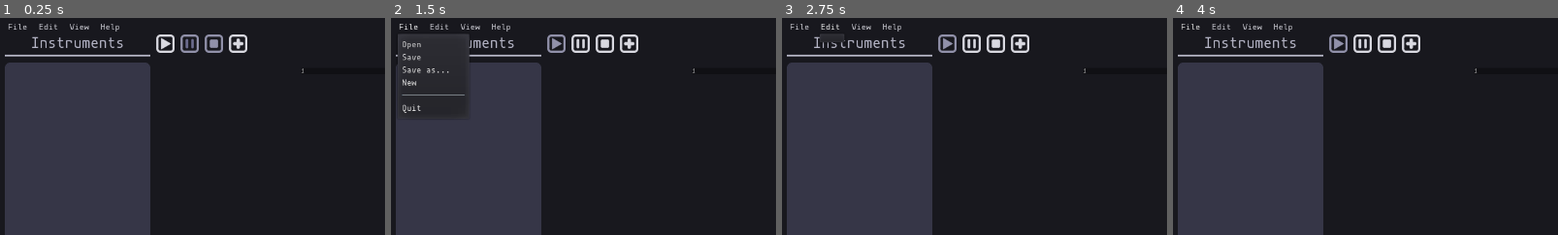
Above: before the commit, frames 1-4 (left to right).
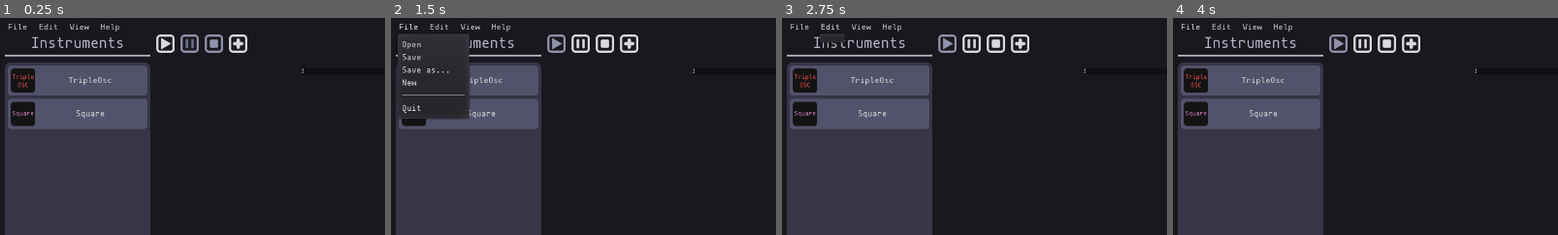
Above: after the commit, the same moments.

Repository: QuadCubedStudios/GoDAW
Game: Godot game, scene res://Main.tscn
The game is run twice, just before and just after one commit, with the same random seed, the same clock (stepped at 60 frames per second) and the same inputs.
Inputs (mouse positions are % of the whole screen's width and height, from its top left):
- Up to frame 1 (0.25 s): no input
- Up to frame 2 (1.5 s): click (21, 6) at 0.5 s; click "File" at 1.25 s
- Up to frame 3 (2.75 s): click "Edit" at 2 s
- Up to frame 4 (4 s): click "View" at 2.75 s; click (10, 14) at 3.5 s, where only the run after the commit has a clickable "TripleOsc"
The pictures show only the part of the screen within x 0-50%, y 0-50%; the shares and areas given below are measured in that part.

The runs differ from the first frame. In frame 1, 9.8% of the frame differs, in the area x 2-39%, y 21-52%; in frame 2, 5.7%; in frame 3, 9.8%; in frame 4, 9.8%.
Error before the commit: Parse Error: The identifier "Sequencer" isn't declared in the current scope. (res://Main.gd:46)

Commit message:
Misc. fixes

Diff:
--- a/Editor/Scenes/SongEditor/SongEditor.gd
+++ b/Editor/Scenes/SongEditor/SongEditor.gd
@@ -1,4 +1,6 @@
 extends VBoxContainer
+
+signal playback_finished()
 
 var track_name = preload("./TrackName.tscn")
 
@@ -57,3 +59,6 @@
 
 func _on_stop():
 	$Sequencer.stop()
+
+func _on_Sequencer_playback_finished():
+	emit_signal("playback_finished")
--- a/Editor/Scenes/SongEditor/SongEditor.tscn
+++ b/Editor/Scenes/SongEditor/SongEditor.tscn
@@ -93,3 +93,5 @@
 [node name="VBoxContainer" type="VBoxContainer" parent="TracksScroll/HBox/SegmentScroll"]
 
 [node name="Sequencer" parent="." instance=ExtResource( 3 )]
+
+[connection signal="playback_finished" from="Sequencer" to="." method="_on_Sequencer_playback_finished"]
--- a/Main.gd
+++ b/Main.gd
@@ -43,6 +43,5 @@
 		track.add_note(n)
 		track2.add_note(n2)
 		pass
-	var seq = Sequencer.new()
-	add_child(seq)
-	seq.sequence(song)
+
+	$Application/Main/SongEditor/Sequencer.sequence(song)
--- a/Main.tscn
+++ b/Main.tscn
@@ -66,3 +66,4 @@
 [connection signal="pause" from="Application/Main/ControlPanel" to="Application/Main/SongEditor" method="_on_pause"]
 [connection signal="play" from="Application/Main/ControlPanel" to="Application/Main/SongEditor" method="_on_play"]
 [connection signal="stop" from="Application/Main/ControlPanel" to="Application/Main/SongEditor" method="_on_stop"]
+[connection signal="playback_finished" from="Application/Main/SongEditor" to="Application/Main/ControlPanel" method="_on_finished"]
--- a/project.godot
+++ b/project.godot
@@ -70,6 +70,7 @@
 [autoload]
 
 GoDAW="*res://addons/godaw_toolkit/API/GoDAW.gd"
+Global="*res://util/scripts/Global.gd"
 
 [display]
 
--- a/util/Sequencer/Sequencer.gd
+++ b/util/Sequencer/Sequencer.gd
@@ -1,4 +1,6 @@
 extends Node
+
+signal playback_finished()
 
 onready var instruments = $Instruments
 onready var player = $AnimationPlayer
@@ -16,12 +18,14 @@
 	data = sequence
 	var song = Animation.new()
 	song.set_step(0.001)
+
 	for track in data.tracks:
 		track = track as Track
 		var track_index = song.add_track(Animation.TYPE_METHOD)
 		var inst = GoDAW.get_instrument(track.instrument)
-		add_child(inst)
-		song.track_set_path(track_index, inst.name)
+		instruments.add_child(inst)
+
+		song.track_set_path(track_index, "Instruments/" + inst.name)
 		for note in track.notes:
 			note = note as Note
 			song.track_insert_key(track_index, note.note_start,
@@ -33,8 +37,6 @@
 			if dur > song.length: song.length = dur
 
 	player.add_animation("song", song)
-	player.root_node = self.get_path()
-	player.connect("animation_finished", self, "finished")
 
 func play():
 	playing = true
@@ -57,5 +59,5 @@
 	pass
 
 func finished(_anim):
+	emit_signal("playback_finished")
 	pass
-#	Global.emit_signal("finished")
--- a/util/Sequencer/Sequencer.tscn
+++ b/util/Sequencer/Sequencer.tscn
@@ -8,3 +8,5 @@
 [node name="AnimationPlayer" type="AnimationPlayer" parent="."]
 
 [node name="Instruments" type="Node" parent="."]
+
+[connection signal="animation_finished" from="AnimationPlayer" to="." method="finished"]
